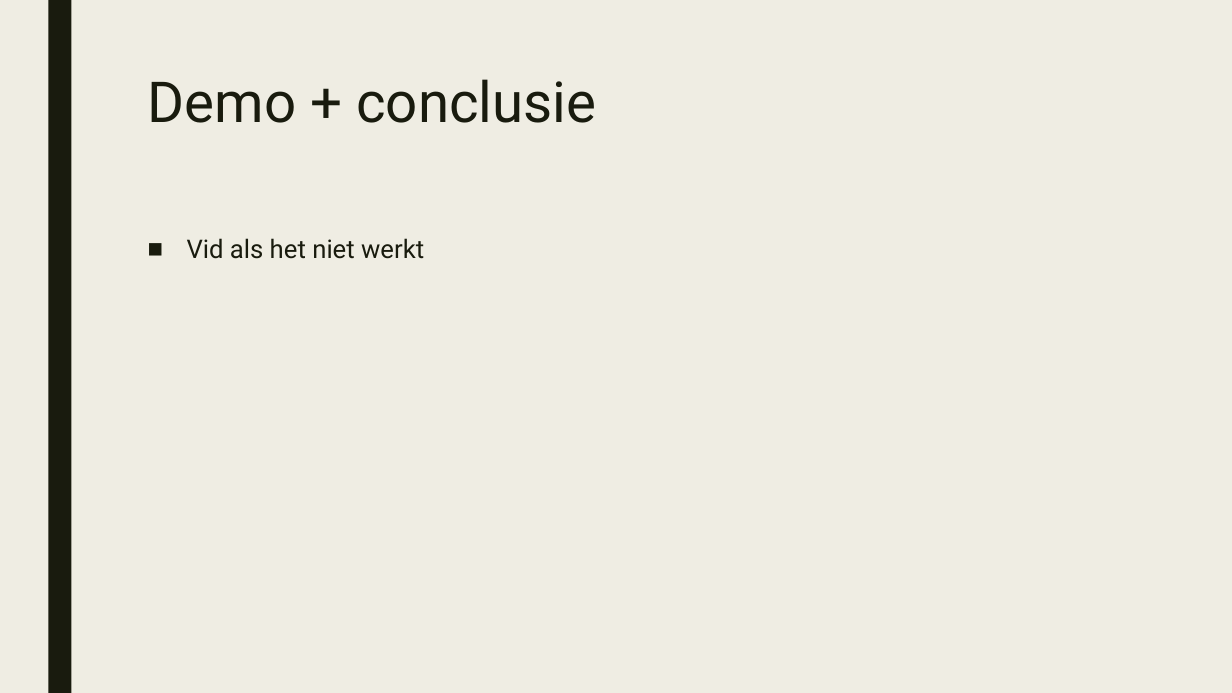
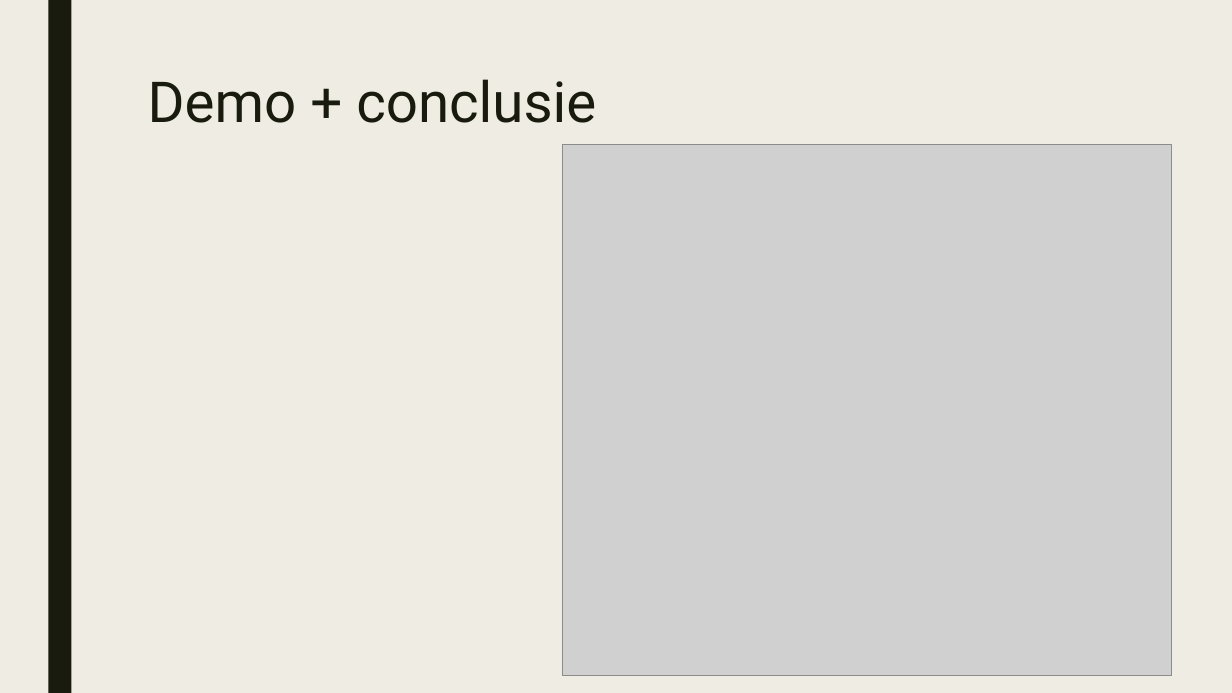
Before and after one commit to SampersS/yolov11, a slide deck: slide 11 of AIEdge_Groepsproject_presentatie.pptx. Drawn at 1232x693 pixels with LibreOffice and Linux fonts; fonts in the diff are those of the drawing; grey boxes stand for pictures. Boxes give left, top, right and bottom in pixels: in the first picture for what was removed or moved away, otherwise in the second. Text is boxed around its words. In the diff, an @@ line names an element or a change of style, - is before the commit and + after.

Commit message:
nog aanpassingen

```diff
--- a/AIEdge_Groepsproject_presentatie.pptx
+++ b/AIEdge_Groepsproject_presentatie.pptx
@@ picture added at [563, 145, 1172, 677] @@
@@ text removed at [187, 238, 424, 259] @@
-■ Vid als het niet werkt
```
